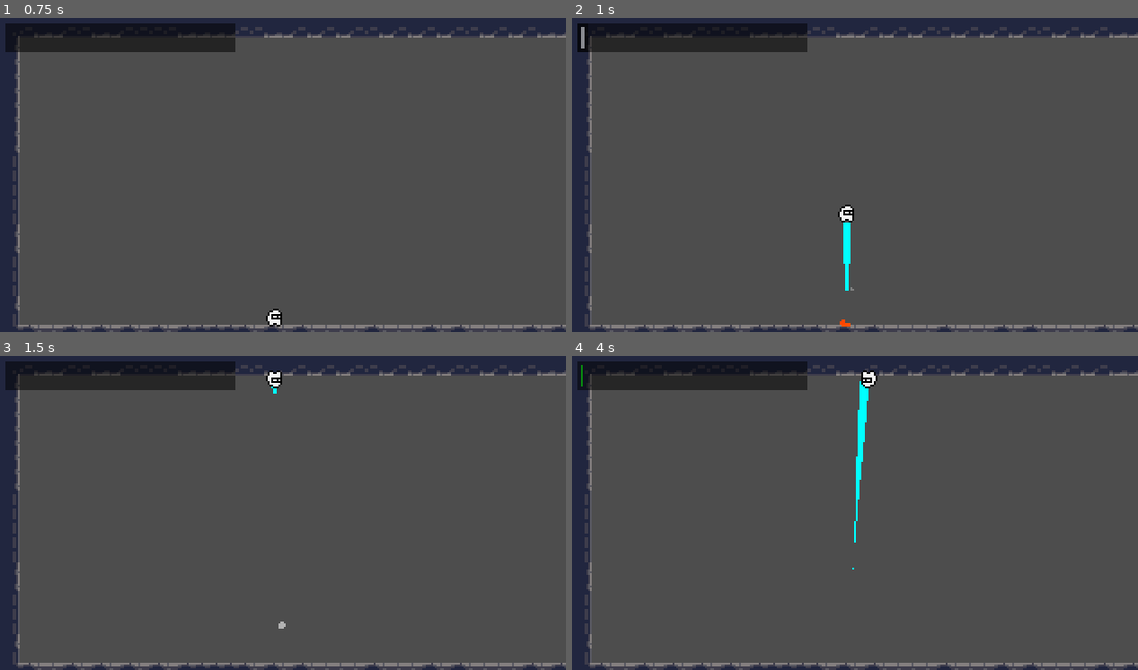
Above: before the commit, frames 1-4 (two rows, left to right).
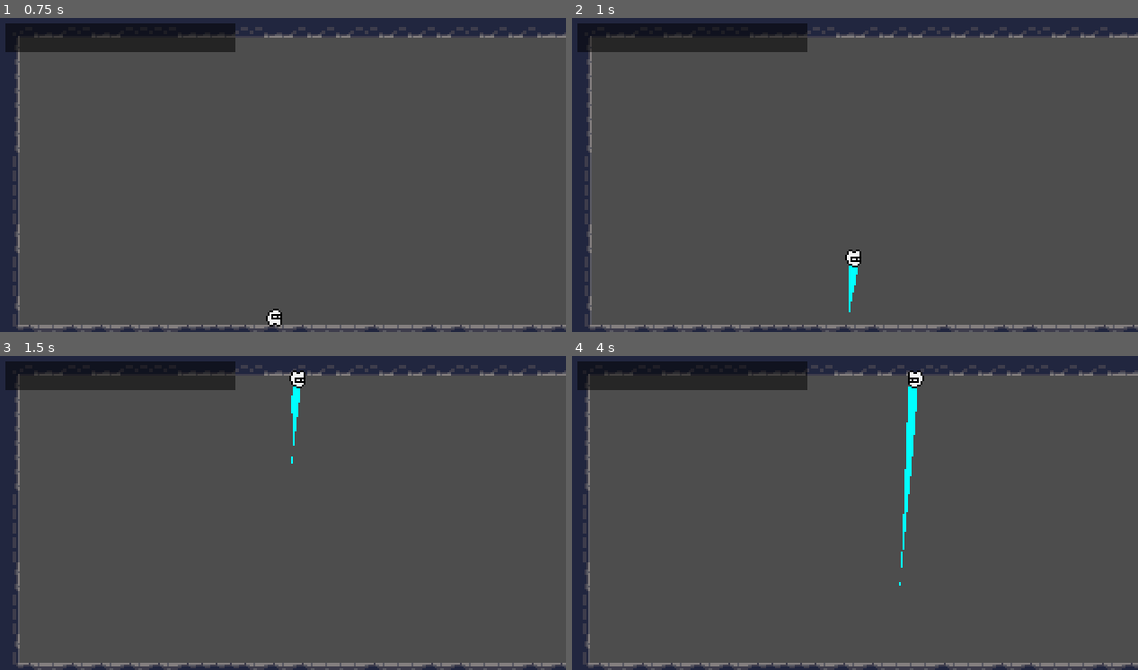
Above: after the commit, the same moments.

Repository: PoorCoconut/Terminus
Game: Godot game, scene res://game_scenes/worlds/world_tether.tscn
Same seed, same stepped clock (60 frames per second), same inputs: the game is played once before the commit and once after it. This scene is started directly instead of the project's main scene. Sound files missing from this copy of the repository are replaced by a short silence.
Inputs (mouse positions are in pixels of both pictures, inside the frame that each line leads up to):
- Up to frame 1 (0.75 s): tap Enter at 0.5 s; move the mouse to (407, 153) at 0.52 s; hold X (break) from 0.53 s (still down); click (407, 153) at 0.67 s
- Up to frame 2 (1 s): keep holding X (break); tap Z (charge) at 0.8 s
- Up to frame 3 (1.5 s): release X (break) at 1.25 s; drag from (164, 525) to (249, 572) at 1.27 s
- Up to frame 4 (4 s): move the mouse to (905, 437) at 2.02 s; hold X (break) 2.03-2.75 s; click (905, 437) at 2.17 s; tap Z (charge) at 2.3, 3.8 s; drag from (821, 572) to (679, 459) at 2.77 s; tap Space at 3.5 s; move the mouse to (1024, 556) at 3.52 s; hold A (look_left) from 3.53 s (still down); click (1024, 556) at 3.67 s

Frame 1 is identical in both runs. In frame 2, 0.7% of the frame differs, in the area x 1-52%, y 2-99%; in frame 3, 0.5%; in frame 4, 3.0%, in the area x 1-100%, y 2-100%.

Commit message:
player tweaks

Diff:
--- a/actors/player/PlayerFSM/fall.gd
+++ b/actors/player/PlayerFSM/fall.gd
@@ -6,14 +6,10 @@
 func enterState():
 	pass
 
-func updateState(delta : float):
+func updateState(_delta : float):
 	PLAYER.previous_velocity = PLAYER.velocity
 
 	var fall_speed_before_impact = abs(PLAYER.velocity.y)
-
-	# Mid-air steering: Brake bleeds horizontal momentum so landings can be adjusted
-	if Input.is_action_pressed("break") and not PLAYER.air_locked:
-		PLAYER.velocity.x = move_toward(PLAYER.velocity.x, 0.0, PLAYER.AIR_BRAKE_DECEL * delta)
 
 	# Stun only for UNintended falls (walking off a ledge). A gravity-flip arc
 	# is a deliberate fall, so it never stuns on landing.
@@ -50,10 +46,9 @@
 
 		PLAYER.end_arc()
 
-		# Landed: carry on running / anchor if the inputs are still held
-		if Input.is_action_pressed("charge") and Input.is_action_pressed("break"):
-			transition.emit(self, "Anchor")
-		elif Input.is_action_pressed("charge"):
+		# Landed: carry on running if Accelerate is still held
+		# (Anchor is only entered from Charge, once the run-up requirements are met)
+		if Input.is_action_pressed("charge"):
 			transition.emit(self, "Charge")
 		else:
 			transition.emit(self, "Idle")
--- a/actors/player/PlayerFSM/state_charge.gd
+++ b/actors/player/PlayerFSM/state_charge.gd
@@ -3,19 +3,33 @@
 
 #@export var PLAYER : Player
 
+# Anchor gating: Brake only anchors if it was UP at some point during this run
+# and we've been moving at ANCHOR_MIN_SPEED+ for ANCHOR_MIN_RUN_TIME.
+var brake_armed : bool = false
+var time_at_speed : float = 0.0
+
 func enterState():
+	brake_armed = not Input.is_action_pressed("break")
+	time_at_speed = 0.0
 	PLAYER.SFX_CHARGE.pitch_scale = randf_range(0.8, 1.2)
 	PLAYER.SFX_CHARGE.play()
 
-func updateState(_delta : float):
+func updateState(delta : float):
 	# RELEASE ACCELERATE -> Standard Traversal Arc (keeps horizontal momentum)
 	if not Input.is_action_pressed("charge"):
 		PLAYER.jump_kind = Player.JumpKind.STANDARD
 		transition.emit(self, "Jump")
 		return
 
-	# ACCELERATE + BRAKE -> Anchor
-	if Input.is_action_pressed("break"):
+	# ACCELERATE + BRAKE -> Anchor (only when already running fast enough)
+	var braking = Input.is_action_pressed("break")
+	if not braking:
+		brake_armed = true
+	if abs(PLAYER.velocity.x) >= PLAYER.ANCHOR_MIN_SPEED:
+		time_at_speed += delta
+	else:
+		time_at_speed = 0.0
+	if braking and brake_armed and time_at_speed >= PLAYER.ANCHOR_MIN_RUN_TIME:
 		transition.emit(self, "Anchor")
 		return
 
--- a/actors/player/PlayerFSM/state_idle.gd
+++ b/actors/player/PlayerFSM/state_idle.gd
@@ -6,8 +6,10 @@
 func enterState():
 	pass
 
-func updateState(_delta : float):
-	PLAYER.velocity.x = move_toward(PLAYER.velocity.x, 0, PLAYER.FRICTION)
+func updateState(delta : float):
+	# Decelerating: Brake held = hard stop, otherwise gentle coast
+	var decel = PLAYER.BRAKE_DECEL if Input.is_action_pressed("break") else PLAYER.COAST_DECEL
+	PLAYER.velocity.x = move_toward(PLAYER.velocity.x, 0, decel * delta)
 	determine_direction()
 
 	if Input.is_action_pressed("charge"):
--- a/actors/player/PlayerFSM/state_jump.gd
+++ b/actors/player/PlayerFSM/state_jump.gd
@@ -2,11 +2,16 @@
 class_name StateJump
 
 # One Jump state, three flavours. Whoever transitions here sets PLAYER.jump_kind first:
-#   STANDARD - Standard Traversal Arc (keeps horizontal momentum, Brake bleeds it mid-air)
+#   STANDARD - Standard Traversal Arc (keeps horizontal momentum)
 #   NEEDLE   - Needle Thread (straight vertical, zero horizontal drift)
-#   OVERHEAT - Overheat Malfunction (forced massive launch, no mid-air Brake)
+#   OVERHEAT - Overheat Malfunction (forced massive launch)
+
+var jump_time : float = 0.0
+var switched : bool = false # gravity already flipped during this jump
 
 func enterState():
+	jump_time = 0.0
+	switched = false
 	PLAYER.SFX_JUMP.pitch_scale = randf_range(0.8, 1.2)
 	PLAYER.SFX_JUMP.play()
 	PLAYER.in_arc = true
@@ -21,7 +26,6 @@
 
 		Player.JumpKind.OVERHEAT:
 			PLAYER.is_overheated = true
-			PLAYER.air_locked = true
 			PLAYER.current_brake_gauge = 0.0
 			PLAYER.velocity.x = PLAYER.direction * PLAYER.OVERHEAT_LAUNCH_SPEED_X
 			PLAYER.velocity.y = PLAYER.OVERHEAT_JUMP_SPEED * up
@@ -35,12 +39,14 @@
 		_: # STANDARD - horizontal velocity is deliberately left alone
 			PLAYER.velocity.y = PLAYER.JUMP_SPEED * up
 
+	# IMMEDIATE timing: flip the instant we leave the ground
+	if PLAYER.GRAVITY_SWITCH_ENABLED and PLAYER.FLIP_TIMING == Player.FlipTiming.IMMEDIATE:
+		PLAYER.do_gravity_switch(false)
+		switched = true
+
 func updateState(delta : float):
 	PLAYER.previous_velocity = PLAYER.velocity
-
-	# Mid-air steering: Brake bleeds horizontal momentum (Standard arc only)
-	if PLAYER.jump_kind == Player.JumpKind.STANDARD and Input.is_action_pressed("break"):
-		PLAYER.velocity.x = move_toward(PLAYER.velocity.x, 0.0, PLAYER.AIR_BRAKE_DECEL * delta)
+	jump_time += delta
 
 	#Ceiling Bump (the surface in the direction we're jumping)
 	if PLAYER.is_on_ceiling():
@@ -58,11 +64,26 @@
 		transition.emit(self, "StunFall")
 		return
 
+	# Gravity already flipped at takeoff (IMMEDIATE): we're just falling to the far surface
+	if switched:
+		transition.emit(self, "Fall")
+		return
+
+	# DELAYED timing: flip after FLIP_DELAY (mid-rise, velocity untouched)
+	if PLAYER.GRAVITY_SWITCH_ENABLED and PLAYER.FLIP_TIMING == Player.FlipTiming.DELAYED \
+			and jump_time >= PLAYER.FLIP_DELAY:
+		PLAYER.do_gravity_switch(false)
+		switched = true
+		transition.emit(self, "Fall")
+		return
+
 	# THE APEX SHIFT: vertical velocity has hit zero -> invert gravity and fall
-	# toward the opposite surface.
+	# toward the opposite surface. (With the switch disabled it's a normal arc.)
 	if PLAYER.velocity.y * PLAYER.gravity_dir >= 0.0:
-		PLAYER.velocity.y = 0.0
-		PLAYER.flip_gravity()
+		if PLAYER.GRAVITY_SWITCH_ENABLED:
+			PLAYER.do_gravity_switch(true)
+		else:
+			PLAYER.velocity.y = 0.0
 		transition.emit(self, "Fall")
 		return
 
--- a/actors/player/PlayerFSM/stun_fall.gd
+++ b/actors/player/PlayerFSM/stun_fall.gd
@@ -43,9 +43,7 @@
 
 		else: # Player on flat ground, decelerate them
 			DUST_PARTICLE.emitting = false
-			if Input.is_action_pressed("charge") and Input.is_action_pressed("break"):
-				transition.emit(self, "Anchor")
-			elif Input.is_action_pressed("charge"):
+			if Input.is_action_pressed("charge"):
 				transition.emit(self, "Charge")
 			else:
 				transition.emit(self, "Idle")
--- a/actors/player/player.gd
+++ b/actors/player/player.gd
@@ -2,21 +2,42 @@
 class_name Player
 
 enum JumpKind { STANDARD, NEEDLE, OVERHEAT }
+enum FlipTiming { APEX, IMMEDIATE, DELAYED }
 
 @export_category("PLAYER MOVEMENT")
+## Top running speed (px/s).
 @export var SPEED : float = 100.0
+## Speed gained per physics frame while Accelerate is held (not per second!).
 @export var ACCELERATION : float = 100.0
+## LEGACY: replaced by COAST_DECEL / BRAKE_DECEL below. Unused.
 @export var FRICTION : float = 50.0
-#@export var JUMP_VELOCITY : float = -100.0
+## Base gravity magnitude (px/s^2).
 @export var GRAVITY : float = 500.0
+
+@export_category("GROUND BRAKING")
+## Horizontal deceleration (px/s^2) while grounded, NOT accelerating, and NOT braking.
+## Higher = momentum dies faster after landing/anchor. Lower = longer slides.
+@export var COAST_DECEL : float = 500.0
+## Horizontal deceleration (px/s^2) while grounded, not accelerating, and Brake is held.
+@export var BRAKE_DECEL : float = 1500.0
+
+@export_category("ANCHOR REQUIREMENTS")
+## Minimum |velocity.x| you must be running at before Anchor is allowed.
+@export var ANCHOR_MIN_SPEED : float = 80.0
+## Seconds you must have been running at/above ANCHOR_MIN_SPEED before Anchor is allowed.
+## Stops "hold Brake -> then tap Accelerate from standstill" from anchoring instantly.
+@export var ANCHOR_MIN_RUN_TIME : float = 0.2
 
 # JUMP VARIABLES (all speeds are magnitudes; direction comes from gravity_dir)
 @export_category("JUMP")
-@export var JUMP_SPEED : float = 300.0              # Standard Traversal Arc
-@export var NEEDLE_JUMP_SPEED : float = 300.0       # Needle Thread (straight vertical)
-@export var OVERHEAT_JUMP_SPEED : float = 520.0     # Overheat launch (vertical)
-@export var OVERHEAT_LAUNCH_SPEED_X : float = 250.0 # Overheat launch (horizontal)
-@export var AIR_BRAKE_DECEL : float = 400.0         # Mid-air Brake: px/s^2 of horizontal bleed
+## Standard Traversal Arc launch speed.
+@export var JUMP_SPEED : float = 300.0
+## Needle Thread launch speed (straight vertical).
+@export var NEEDLE_JUMP_SPEED : float = 300.0
+## Overheat launch speed (vertical).
+@export var OVERHEAT_JUMP_SPEED : float = 520.0
+## Overheat launch speed (horizontal, in facing direction).
+@export var OVERHEAT_LAUNCH_SPEED_X : float = 250.0
 
 # LEGACY (Terminal Friction charge-jump). Unused now, kept so nothing else breaks.
 @export var JUMP_MIN_VELOCITY : float = -50.0
@@ -34,11 +55,35 @@
 @export_category("FALL SETTINGS")
 @export var STUN_FALL_SPEED : float = 200
 
+#GRAVITY SWITCH (experiment with these!)
+@export_category("GRAVITY SWITCH")
+## Master toggle. OFF = gravity never flips (normal jump arcs) so you can A/B the feel.
+@export var GRAVITY_SWITCH_ENABLED : bool = true
+## WHEN gravity flips. APEX = at the peak of the jump (spec). IMMEDIATE = the moment you take off.
+## DELAYED = FLIP_DELAY seconds after takeoff (or at the apex, whichever comes first).
+@export var FLIP_TIMING : FlipTiming = FlipTiming.APEX
+## DELAYED timing only: seconds after takeoff before the flip.
+@export var FLIP_DELAY : float = 0.15
+## Seconds of zero gravity "hang" right after an APEX flip (0 = none). Makes the flip readable.
+@export var APEX_HANG_TIME : float = 0.0
+## Gravity multiplier while inverted (1.0 = same as normal, 1.5 = falls faster toward the other surface).
+@export var FLIPPED_GRAVITY_SCALE : float = 1.0
+## Extra speed (px/s) kicked toward the new surface at the moment of the flip.
+@export var FLIP_VELOCITY_KICK : float = 0.0
+## Fraction of horizontal speed kept through the flip (1 = all, 0 = dead stop).
+@export_range(0.0, 1.0, 0.05) var FLIP_HORIZONTAL_RETAIN : float = 1.0
+## Camera shake intensity on flip (0 = none).
+@export var FLIP_SHAKE : float = 0.0
+## Flip the sprite vertically when gravity is inverted.
+@export var FLIP_SPRITE : bool = true
+
 #HEAT GAUGE
 @export_category("HEAT GAUGE")
 @export var MAX_BRAKE_GAUGE : float = 100.0
-@export var ANCHOR_HEAT_RATE : float = 60.0    # Heat per second while Anchored (~1.7s to overheat)
-@export var GAUGE_COOLDOWN_RATE : float = 25.0 # How much gauge recovers per second
+## Heat per second while Anchored (60 = ~1.7s to overheat).
+@export var ANCHOR_HEAT_RATE : float = 60.0
+## How much gauge recovers per second when not anchored.
+@export var GAUGE_COOLDOWN_RATE : float = 25.0
 
 var current_brake_gauge : float = 0.0
 var is_anchoring : bool = false  # Set by StateAnchor
@@ -47,7 +92,7 @@
 #GRAVITY FLIP / ARC
 var gravity_dir : float = 1.0 # 1 = pulled down the screen, -1 = pulled up the screen
 var in_arc : bool = false     # True from jump until landing (suppresses stun-fall on deliberate falls)
-var air_locked : bool = false # True during Overheat launch: no mid-air Brake
+var hang_timer : float = 0.0  # Counts down zero-gravity hang after an apex flip
 var jump_kind : JumpKind = JumpKind.STANDARD # Set by whoever transitions to "Jump"
 
 var direction : float = 1.0
@@ -76,8 +121,11 @@
 	# print("PLAYER VELOCITY X: ", velocity.x, ", Y: ", velocity.y)
 
 	# Add the gravity (signed, so it works on the ceiling too).
-	if not is_on_floor():
-		velocity.y += GRAVITY * gravity_dir * delta
+	if hang_timer > 0.0:
+		hang_timer -= delta # apex hang: no gravity
+	elif not is_on_floor():
+		var g = GRAVITY * (FLIPPED_GRAVITY_SCALE if gravity_dir < 0.0 else 1.0)
+		velocity.y += g * gravity_dir * delta
 	move_and_slide()
 
 	previous_velocity = velocity
@@ -105,12 +153,25 @@
 func flip_gravity() -> void:
 	gravity_dir *= -1.0
 	up_direction = Vector2(0.0, -gravity_dir)
-	%Sprite.flip_v = gravity_dir < 0.0
+	if FLIP_SPRITE:
+		%Sprite.flip_v = gravity_dir < 0.0
+
+# The full "gravity switch" with all the experiment settings applied.
+# zero_vy = true when flipping at the apex (vertical speed is snapped to 0 first).
+func do_gravity_switch(zero_vy : bool) -> void:
+	flip_gravity()
+	velocity.x *= FLIP_HORIZONTAL_RETAIN
+	if zero_vy:
+		velocity.y = 0.0
+		hang_timer = APEX_HANG_TIME
+	velocity.y += FLIP_VELOCITY_KICK * gravity_dir
+	if FLIP_SHAKE > 0.0:
+		GameManager.do_camera_shake(FLIP_SHAKE, 0.2)
 
 # Call when an arc ends (landing / stun) to clear arc-only flags.
 func end_arc() -> void:
 	in_arc = false
-	air_locked = false
+	hang_timer = 0.0
 	if is_overheated:
 		is_overheated = false
 		STEAM_PARTICLE.emitting = false
--- a/actors/player/player.tscn
+++ b/actors/player/player.tscn
@@ -37,9 +37,12 @@
 ACCELERATION = 5.0
 FRICTION = 3.0
 GRAVITY = 300.0
+JUMP_SPEED = 150.0
+NEEDLE_JUMP_SPEED = 150.0
 JUMP_MAX_VELOCITY = -125.0
 BOUNCE_FORCE_Y = -40.0
 STUN_FALL_SPEED = 150.0
+FLIP_TIMING = 1
 GAUGE_COOLDOWN_RATE = 4.0
 
 [node name="StateLabel" type="Label" parent="." unique_id=204877862]
